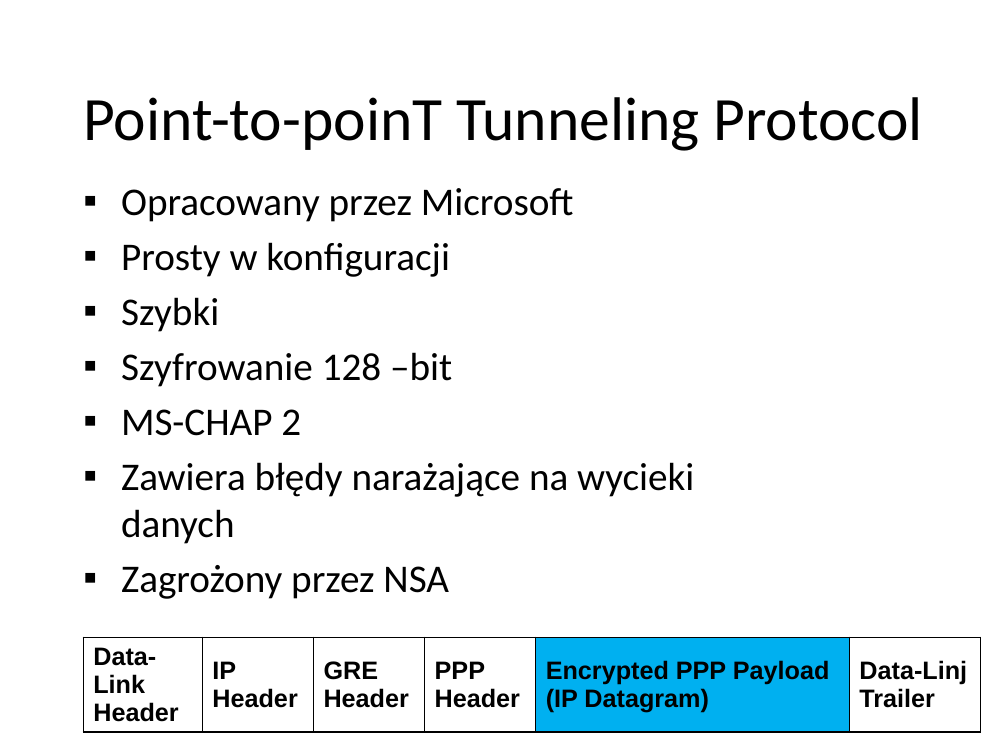
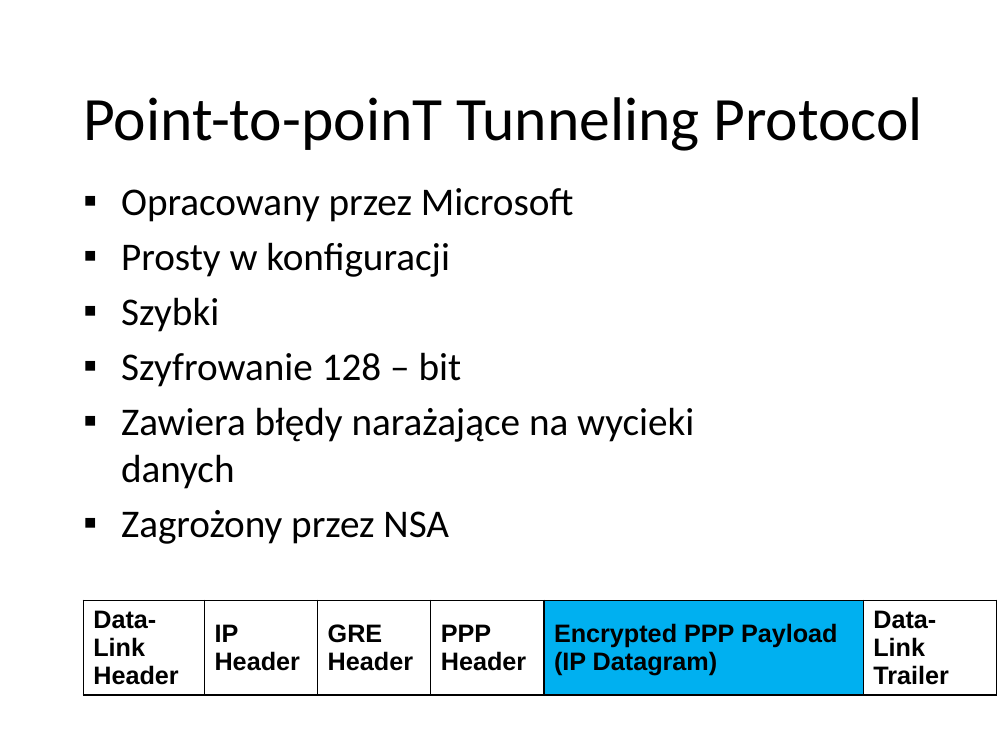
Before and after one commit to pwr227078/Reports, a slide deck: slide 10 of VPN/VPN.pptx (slide 8 before the commit). Drawn at 1008x756 pixels with LibreOffice and Linux fonts; fonts in the diff are those of the drawing; background and template pictures are left out. Boxes give left, top, right and bottom in pixels: in the first picture for what was removed or moved away, otherwise in the second. Text is boxed around its words. In the diff, an @@ line names an element or a change of style, - is before the commit and + after.

```diff
--- a/VPN/VPN.pptx
+++ b/VPN/VPN.pptx
@@ text at (121,352,462,387): text changed @@
-▪ Szyfrowanie 128 –bit
-▪ MS-CHAP 2
+▪ Szyfrowanie 128 – bit
@@ table at (84,600,996,701) @@
-row 1, column 6: Data-Linj Trailer
+row 1, column 6: Data-Link Trailer
@@ table: place and size @@
-table at (84,637,980,738)
+table at (84,600,996,701)
```
Also in this commit, not shown: 12 other slides changed, 2 slides added, 2 other files.
